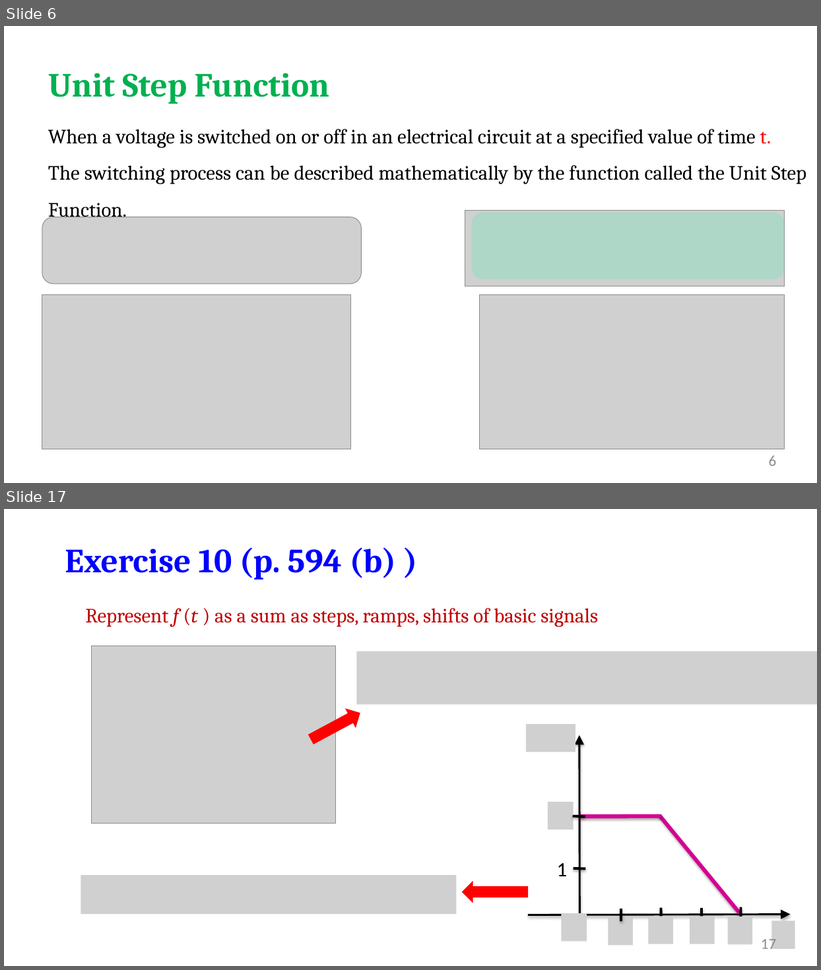
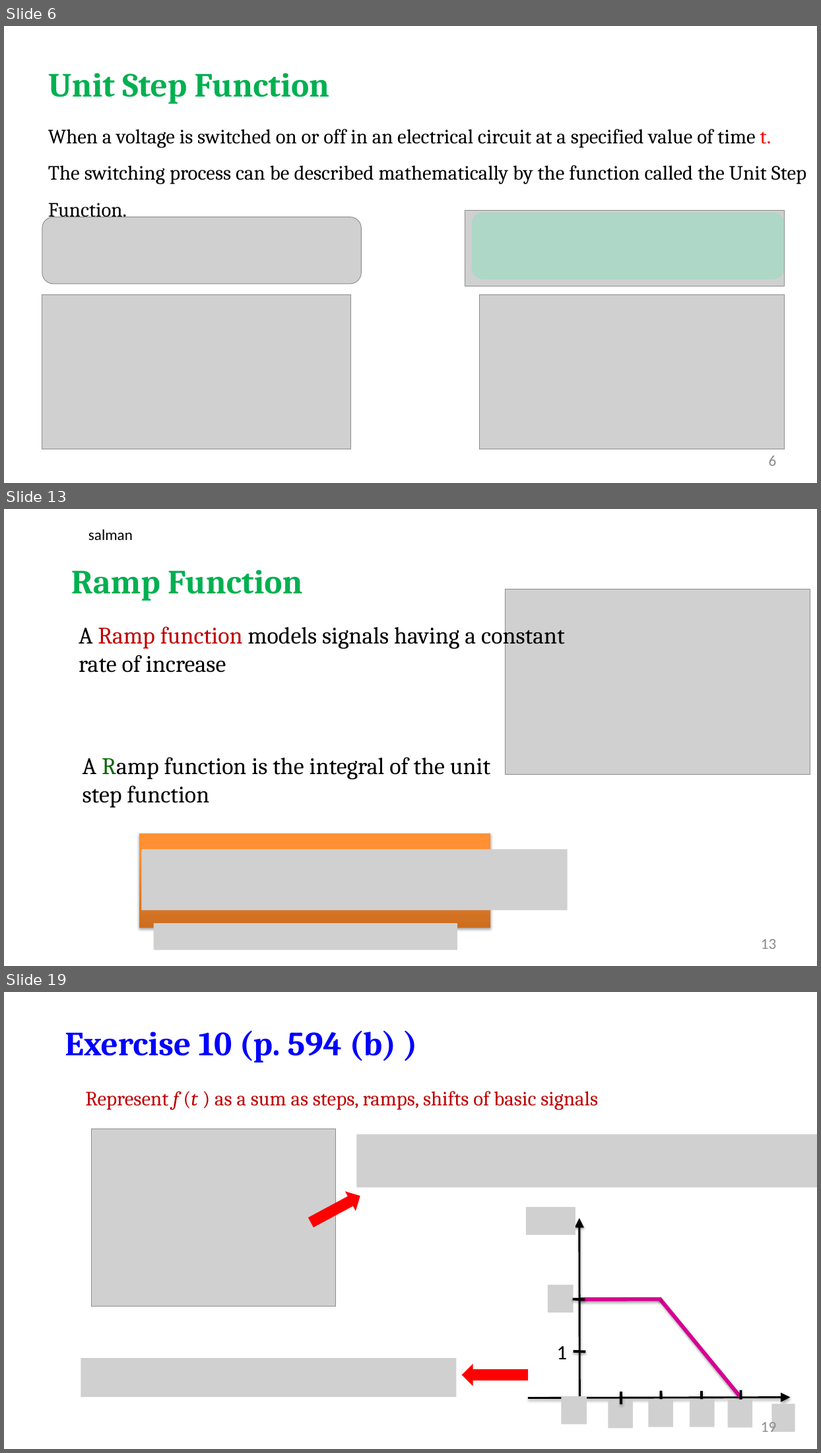
Before and after one commit to salmanrazzaq1993/AUM-WORK, a slide deck: PP WORK/Instructor Version/Week 2/Week 2 lecture 1 Signals.pptx. Shown one above the other, each under a label of ours: slides 6 and 17 before the commit, slides 6, 13 and 19 after it; the slides between them are not shown. The pictures are 821x970 and 821x1453 pixels, drawn with LibreOffice and Linux fonts; fonts in the diff are those of the drawing; grey boxes stand for pictures; background and template pictures are left out. Boxes give left, top, right and bottom in pixels: in the first picture for what was removed or moved away, otherwise in the second. Text is boxed around its words. In the diff, an @@ line names an element or a change of style, - is before the commit and + after.

```diff
--- a/PP WORK/Instructor Version/Week 2/Week 2 lecture 1 Signals.pptx
+++ b/PP WORK/Instructor Version/Week 2/Week 2 lecture 1 Signals.pptx
@@ slide 13 added at (x1=4, y1=509, x2=817, y2=966), background picture (left out) @@
@@ text added at (x1=88, y1=529, x2=133, y2=540), 18 pt, text #000000 @@
+salman
@@ text added at (x1=71, y1=570, x2=303, y2=601), 40 pt, text #00B050, bold @@
+Ramp Function
@@ picture added at (x1=506, y1=590, x2=810, y2=775) @@
@@ text added at (x1=79, y1=621, x2=565, y2=673), 28 pt, text #000000 @@
+A Ramp function models signals having a constant rate of increase
@@ text added at (x1=83, y1=757, x2=490, y2=808), 28 pt, text #000000 @@
+A Ramp function is the integral of the unit step function
@@ rectangle added at (x1=139, y1=834, x2=490, y2=928), fill gradient #CC6E20 to #FF9034 to #FF9136 @@
@@ picture added at (x1=141, y1=850, x2=567, y2=910) @@
@@ picture added at (x1=153, y1=923, x2=457, y2=951) @@
@@ page number added at (x1=761, y1=939, x2=776, y2=949), 18 pt, text #8C8C8C @@
+13
@@ what was slide 17 is now slide 19 @@
@@ page number at (x1=761, y1=1420, x2=776, y2=1432): text changed @@
-17
+19
```
Also in this commit, not shown: 14 slides changed, 1 other slide added.
